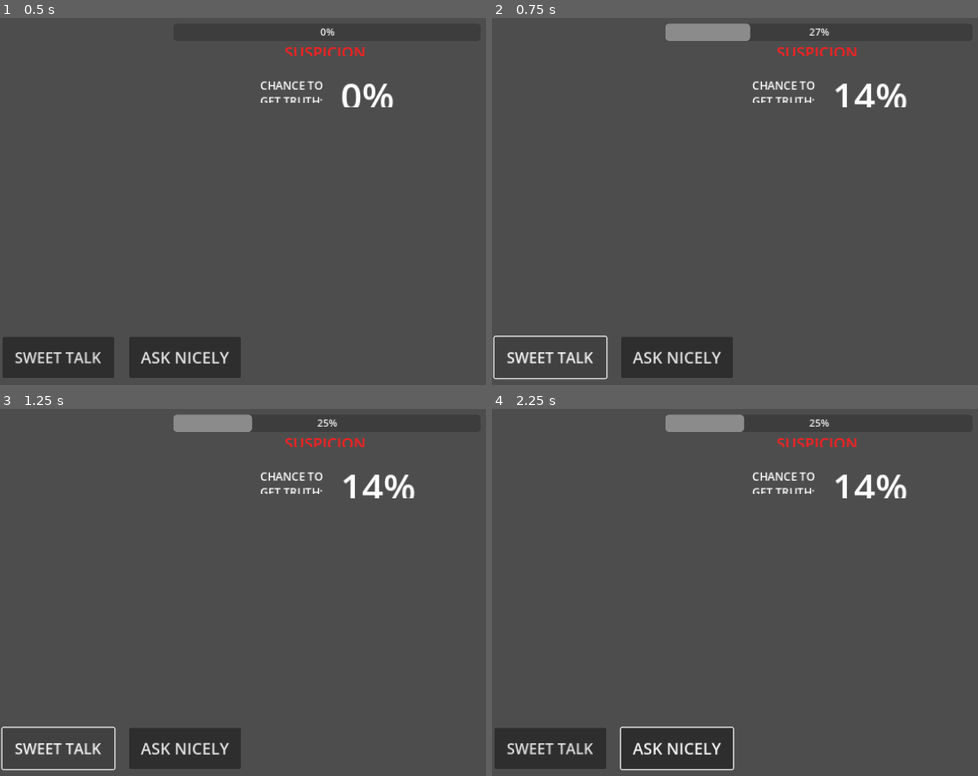
Above: before the commit, frames 1-4 (two rows, left to right).
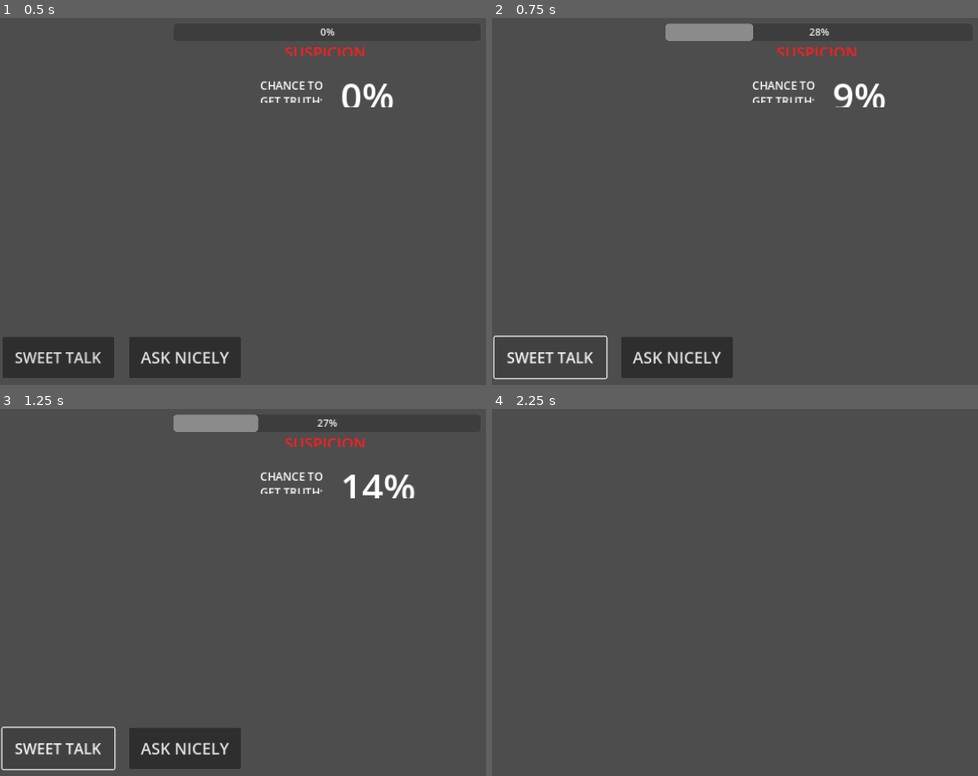
Above: after the commit, the same moments.

Repository: whatgum/GAMEJAM2022
Game: Godot game, scene res://main.tscn
Two runs of this game, one before a commit and one after it. Both use one fixed random seed, a clock stepped at 60 frames per second and the inputs below.
Inputs (mouse positions are in pixels of both pictures, inside the frame that each line leads up to):
- Up to frame 1 (0.5 s): no input
- Up to frame 2 (0.75 s): click "SWEET TALK" at 0.5 s
- Up to frame 3 (1.25 s): no input
- Up to frame 4 (2.25 s): click "ASK NICELY" at 1.25 s; click (827, 651) at 2 s, where only the run after the commit has a clickable "Return to Questioning"

Frame 1 is identical in both runs. In frame 2, 0.7% of the frame differs, in the area x 52-86%, y 1-25%; in frame 3, less than 0.1%; in frame 4, 7.0%, in the area x 0-86%, y 1-99%.
Error before the commit: Invalid call. Nonexistent function 'interpolate' in base 'Gradient'. (res://CoersionMinigame.gd:104)
Error after the commit: Invalid call. Nonexistent function 'interpolate' in base 'Gradient'. (res://CoersionMinigame.gd:132)

Commit message:
Basically finished the coersion minigame

Diff:
--- a/COPS/CoersionMinigame.gd
+++ b/COPS/CoersionMinigame.gd
@@ -31,6 +31,9 @@
 
 var susBar : ProgressBar
 var truthChanceLabel : RichTextLabel
+var resultLabel : RichTextLabel
+var exitButton : Button
+
 @export var chanceRamp : Gradient
 # decimal between 0 and 100. Probability of success for Asking Nicely
 var realChance : float = 0
@@ -39,28 +42,33 @@
 # Do the classic X-COM "Show the player a lower chance than it actually is
 # so they don't feel like the game is bullshit" tactic. Plus helps with
 # showing the chance as integer.
-var displayedChance : int = 0
+var displayedChance : float = 0
+var dispayedChanceChangeSpeed : int = 50
 var currentChanceColor : Color
 
-var timeTransitioning = 0
 
-# Called when the node enters the scene tree for the first time.
+
+var resultFadeInDuration : float = 0.8 # time it takes for result to fade in
+var isDisplayingResult := false
+var timeDisplayingResult : float = 0
+
 func _ready():
 	truthChanceLabel = get_node("SuspicionZone/TruthChance")
 	susBar = get_node("SuspicionZone/ProgressBar")
-	pass # Replace with function body.
+	resultLabel = get_node("ResultZone/ResultLabel")
+	exitButton = get_node("ResultZone/ExitButton")
 
-
-# this guy is gonna hide all the shit
-func setRunning(shouldRun):
-	running = shouldRun
-
+func startGame():
+	suspicion = 0
+	realChance = 0
+	susDecayBase = 2.5
+	susDecayMult = 1.0
+	displayedChance = 0
 
 func _process(delta):
-	if running:
-		updateGUI(delta)
-		decaySuspicion(delta)
-	pass
+	updateGUI(delta)
+	decaySuspicion(delta)
+
 
 func sweetTalk():
 	# increase sus
@@ -94,21 +102,55 @@
 
 
 func decaySuspicion(delta):
-	suspicion -= susDecayBase*susDecayMult*delta
+	if running:
+		suspicion -= susDecayBase*susDecayMult*delta
+		if suspicion < 0:
+			suspicion = 0
+		elif suspicion > 100:
+			endMinigame(false)
 
 
 
 func updateGUI(delta):
 	susBar.value = suspicion
-	truthChanceLabel.text = str(int(realChance)) + "%"
+	if displayedChance < int(realChance):
+		displayedChance += delta*dispayedChanceChangeSpeed
+	elif displayedChance > int(realChance):
+		displayedChance = realChance
+
+
+	# result fadein code
+	if isDisplayingResult:
+		timeDisplayingResult+=delta
+		resultLabel.modulate += Color(0,0,0,lerp(0,1,timeDisplayingResult/resultFadeInDuration))
+		exitButton.modulate += Color(0,0,0,lerp(0,1,timeDisplayingResult/resultFadeInDuration))
+	else:
+		resultLabel.modulate = Color(0,0,0,0)
+		exitButton.modulate = Color(1,1,1,0) # we don't have to worry about diff. colors for this guy
+
+	truthChanceLabel.text = str(int(displayedChance)) + "%"
 	truthChanceLabel.modulate = chanceRamp.interpolate(realChance/100)
 
 
+func showResult(won):
+	isDisplayingResult = true
+	exitButton.visible = true
+	if won:
+		resultLabel.text = "[center][b]GOT 'EM![/b][/center]"
+		resultLabel.modulate = Color.GREEN * Color(1, 1, 1, 0)
+
+	else:
+		resultLabel.text = "[center][b]THEY CAUGHT ON![/b][/center]"
+		resultLabel.modulate = Color.RED * Color(1, 1, 1, 0)
+
+
 func endMinigame(isSuccessful):
-	setRunning(false)
-	# TODO, keeping this here so it can be hooked up
+	running = false
+	showResult(isSuccessful)
 	pass
 
+func closeMinigame():
+	visible = false
 
 func _on_sweet_talk_button_pressed():
 	sweetTalk()
--- a/COPS/CoersionScene.tscn
+++ b/COPS/CoersionScene.tscn
@@ -154,5 +154,49 @@
 "_edit_use_anchors_": false
 }
 
+[node name="ResultZone" type="Control" parent="."]
+offset_left = -242.0
+offset_top = 161.0
+offset_right = 258.0
+offset_bottom = 412.0
+__meta__ = {
+"_edit_group_": true,
+"_edit_use_anchors_": false
+}
+
+[node name="ResultLabel" type="RichTextLabel" parent="ResultZone"]
+anchor_left = 0.5
+anchor_right = 0.5
+offset_left = -377.0
+offset_right = 377.0
+offset_bottom = 123.0
+rect_rotation = 0.143592
+theme = ExtResource( "2_bsgad" )
+theme_override_font_sizes/normal_font_size = 66
+text = "[center][b]NO DICE[/b][/center]"
+bbcode_enabled = true
+scroll_active = false
+__meta__ = {
+"_edit_use_anchors_": false
+}
+
+[node name="ExitButton" type="Button" parent="ResultZone"]
+anchor_left = 0.5
+anchor_top = 1.0
+anchor_right = 0.5
+anchor_bottom = 1.0
+offset_left = -146.0
+offset_top = -37.0
+offset_right = 146.0
+offset_bottom = 6.0
+theme = ExtResource( "2_bsgad" )
+theme_override_colors/font_color = Color(0.0862745, 0.0509804, 0.0509804, 1)
+theme_override_font_sizes/font_size = 27
+text = "Return to Questioning"
+__meta__ = {
+"_edit_use_anchors_": false
+}
+
 [connection signal="pressed" from="ButtonZone/SweetTalkButton" to="." method="_on_sweet_talk_button_pressed"]
 [connection signal="pressed" from="ButtonZone/AskNicelyButton" to="." method="_on_ask_nicely_button_pressed"]
+[connection signal="pressed" from="ResultZone/ExitButton" to="." method="closeMinigame"]
